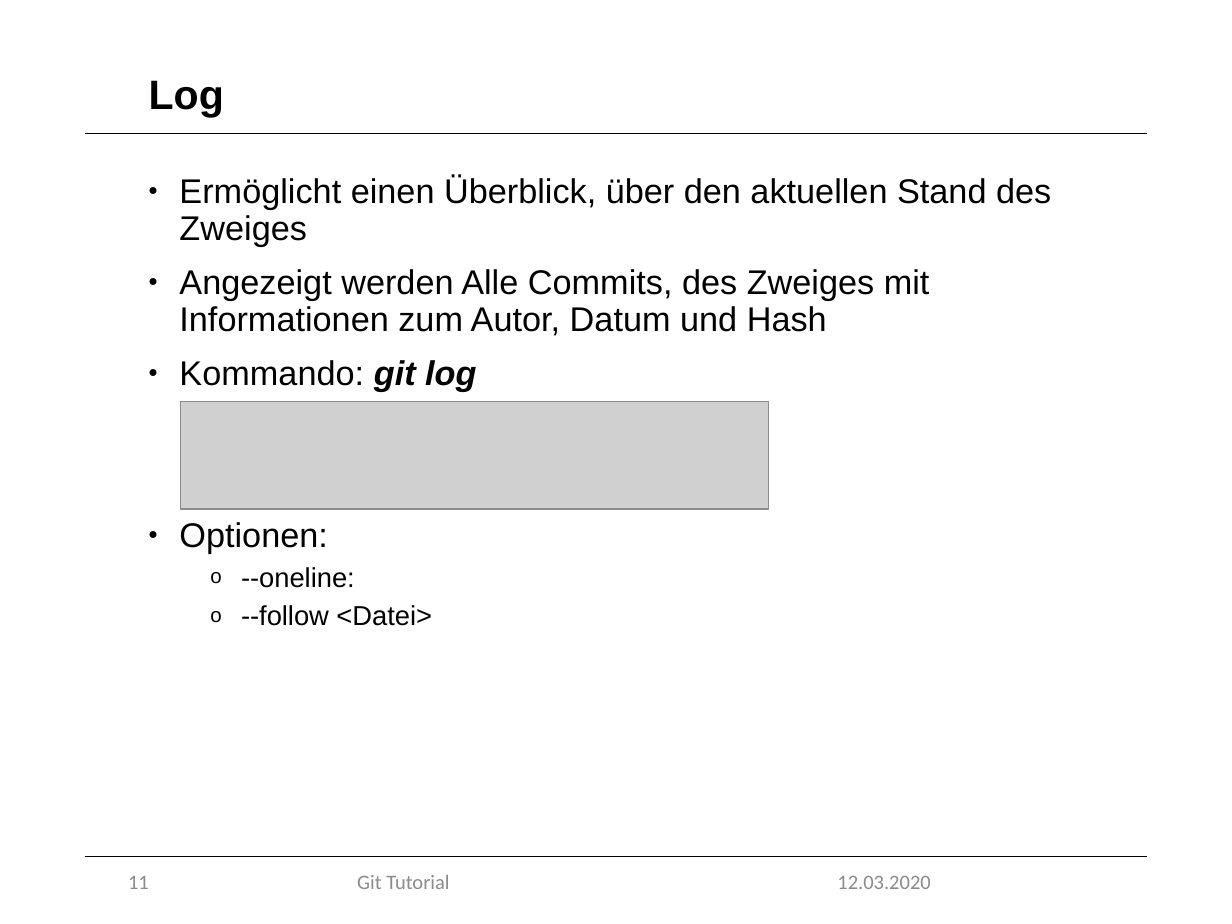
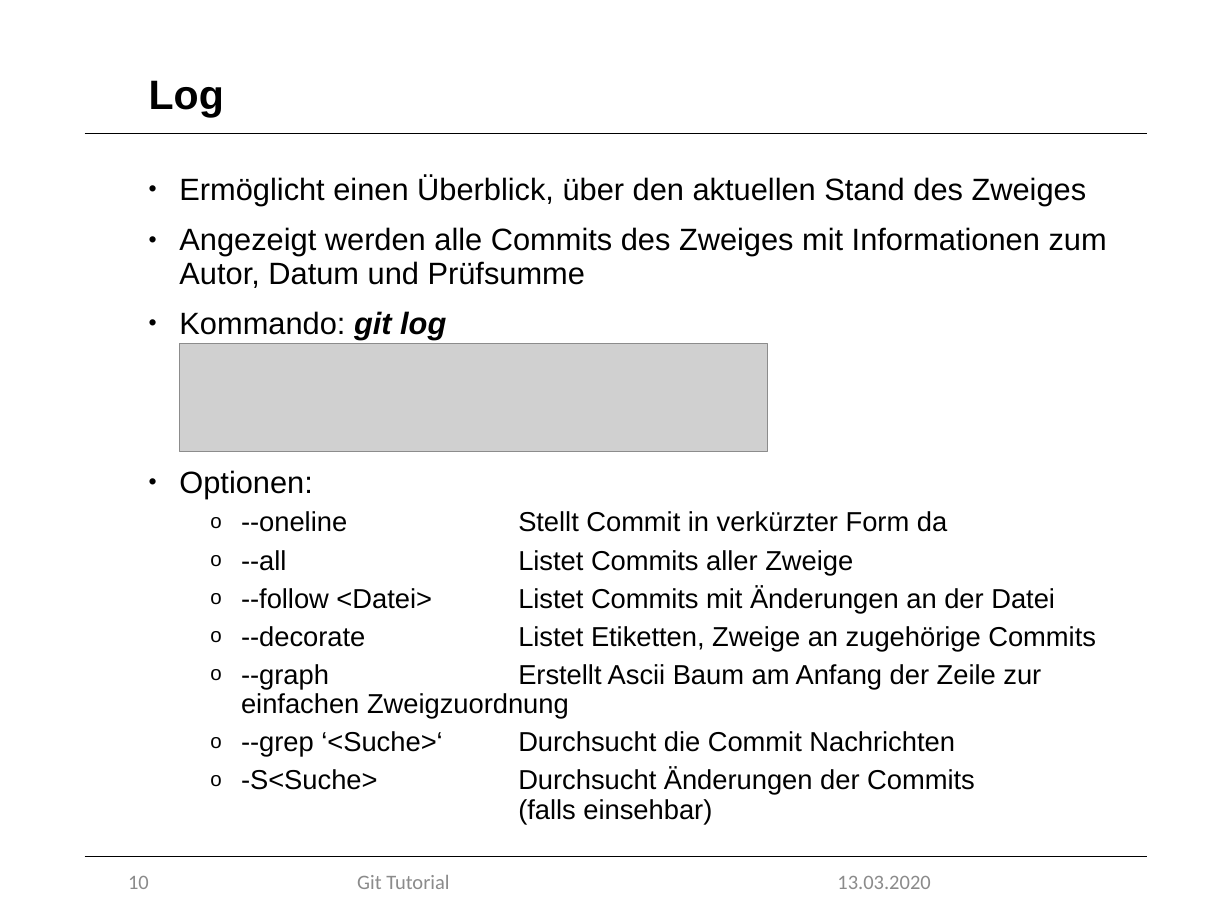
Before and after one commit to marcretzlaff/projektarbeit, a slide deck: slide 10 of Präsentation-90min/Präsentation-90min.pptx (slide 11 before the commit). Drawn at 1232x924 pixels with LibreOffice and Linux fonts; fonts in the diff are those of the drawing; grey boxes stand for pictures; background and template pictures are left out. Boxes give left, top, right and bottom in pixels: in the first picture for what was removed or moved away, otherwise in the second. Text is boxed around its words. In the diff, an @@ line names an element or a change of style, - is before the commit and + after.

```diff
--- a/Präsentation-90min/Präsentation-90min.pptx
+++ b/Präsentation-90min/Präsentation-90min.pptx
@@ text at [179,176,1087,498]: size 20 to 18 pt in "Ermöglicht einen Überblick, über den aktuellen Stand ...", "Kommando: git log", "Optionen:" @@
@@ text at [179,227,1107,288]: text changed; size 20 to 18 pt @@
-• Angezeigt werden Alle Commits, des Zweiges mit Informationen zum Autor, Datum und Hash
+• Angezeigt werden alle Commits des Zweiges mit Informationen zum Autor, Datum und Prüfsumme
@@ picture: place and size @@
-picture at [181,402,769,510]
+picture at [180,344,768,452]
@@ text at [241,511,1096,825]: text changed @@
-  o --oneline:
-  o --follow <Datei>
+  o --oneline Stellt Commit in verkürzter Form da
+  o --all Listet Commits aller Zweige
+  o --follow <Datei> Listet Commits mit Änderungen an der Datei
+  o --decorate Listet Etiketten, Zweige an zugehörige Commits
+  o --graph Erstellt Ascii Baum am Anfang der Zeile zur einfachen Zweigzuordnung
+  o --grep ‘<Suche>‘ Durchsucht die Commit Nachrichten
+  o -S<Suche> Durchsucht Änderungen der Commits
+    (falls einsehbar)
@@ page number at [128,876,149,889]: text changed @@
-11
+10
@@ text at [837,876,930,889]: text changed @@
-12.03.2020
+13.03.2020
```
Also in this commit, not shown: 19 other slides changed, 9 slides added, 10 slides removed.
